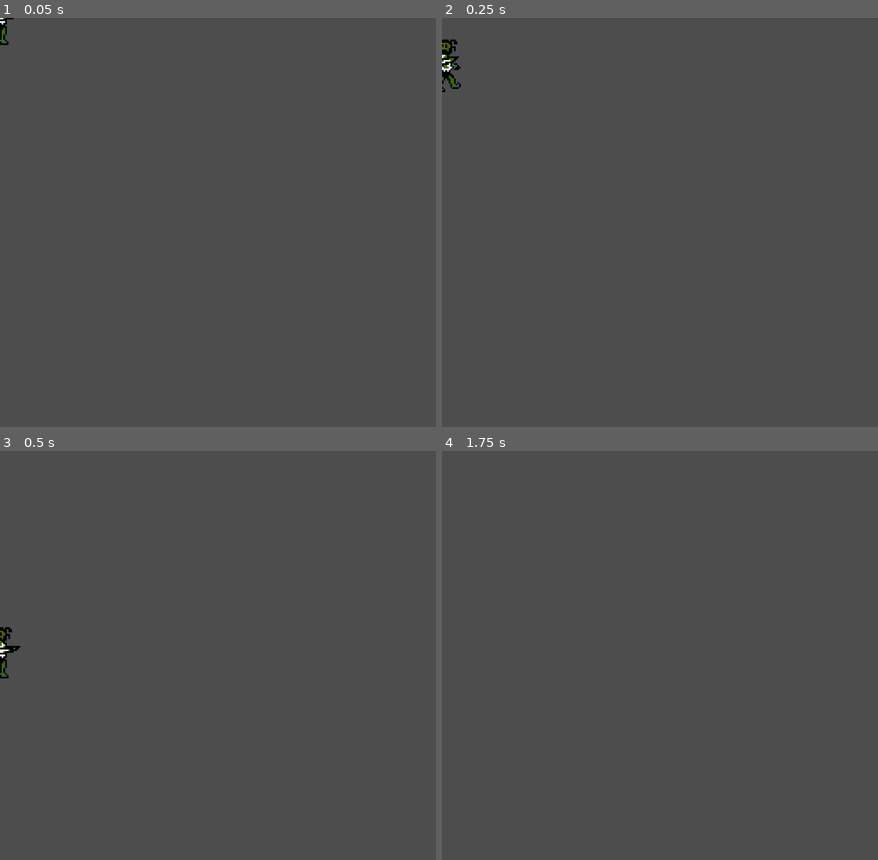
Above: before the commit, frames 1-4 (two rows, left to right).
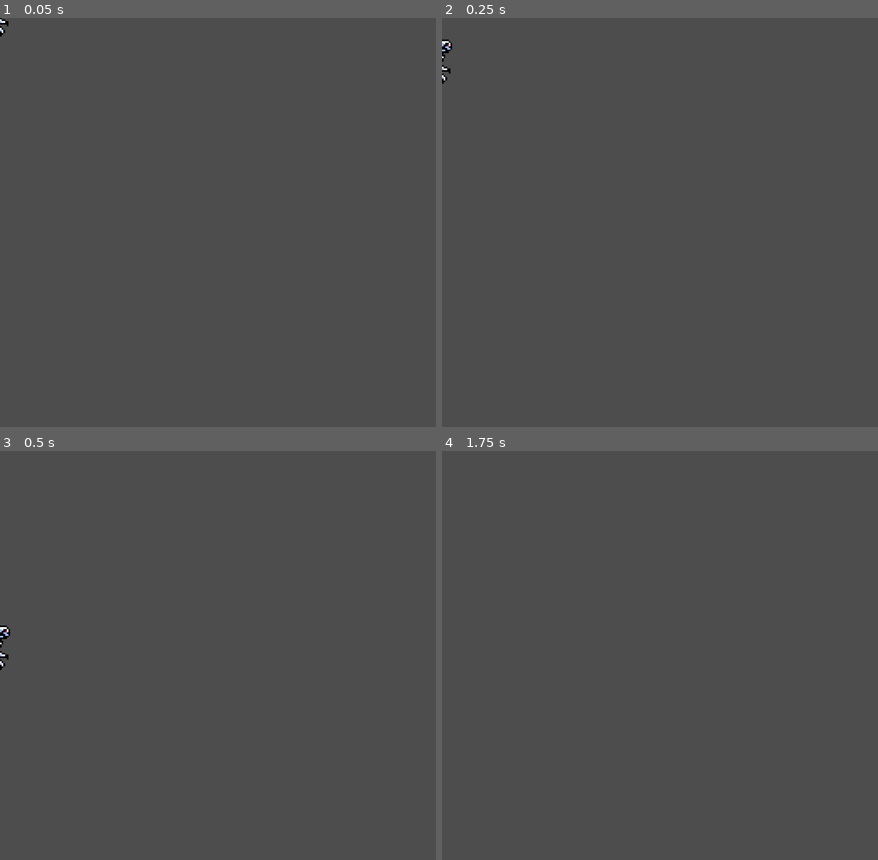
Above: after the commit, the same moments.

Repository: emchar1/Castlevania
Game: Godot game, scene res://scenes/enemy.tscn
Same seed, same stepped clock (60 frames per second), same inputs: the game is played once before the commit and once after it. This scene is started directly instead of the project's main scene. Sound files missing from this copy of the repository are replaced by a short silence.
Inputs:
- Up to frame 1 (0.05 s): no input
- Up to frame 2 (0.25 s): no input
- Up to frame 3 (0.5 s): no input
- Up to frame 4 (1.75 s): hold D (move_right) from 0.53 s (still down); tap J (attack) at 0.6, 1.35 s; tap K (jump) at 0.77, 1.52 s; tap Enter at 1.25 s

The runs differ from the first frame. In frame 1, 0.1% of the frame differs, in the area x 0-4%, y 0-7%; in frame 2, 0.3%, in the area x 0-5%, y 5-19%; in frame 3, 0.2%; in frame 4, nothing differs.

Commit message:
Add skeleton enemy, update zombie logic. Add attack sfx. Add hurt player function.

Diff:
--- a/level_maps/forest/forest0.tscn
+++ b/level_maps/forest/forest0.tscn
@@ -173,6 +173,7 @@
 
 [node name="SpawnManager4" parent="EnemySpawners" unique_id=1240180379 instance=ExtResource("4_kmo3j")]
 position = Vector2(264, 200)
+enemy_type = 1
 
 [connection signal="body_entered" from="ExitAreas/ExitLeft" to="." method="_on_exit_left_body_entered"]
 [connection signal="body_entered" from="ExitAreas/ExitRight" to="." method="_on_exit_right_body_entered"]
--- a/level_maps/forest/forest1.tscn
+++ b/level_maps/forest/forest1.tscn
@@ -163,9 +163,11 @@
 
 [node name="SpawnManager" parent="EnemySpawners" unique_id=98162249 instance=ExtResource("4_1y3g8")]
 position = Vector2(760, 200)
+enemy_type = 1
 
 [node name="SpawnManager2" parent="EnemySpawners" unique_id=1146841769 instance=ExtResource("4_1y3g8")]
 position = Vector2(608, 184)
+enemy_type = 1
 
 [node name="SpawnManager3" parent="EnemySpawners" unique_id=202349453 instance=ExtResource("4_1y3g8")]
 position = Vector2(416, 184)
--- a/level_maps/forest/forest2.tscn
+++ b/level_maps/forest/forest2.tscn
@@ -163,6 +163,7 @@
 
 [node name="SpawnManager" parent="EnemySpawners" unique_id=98162249 instance=ExtResource("4_dyrpl")]
 position = Vector2(864, 86)
+enemy_type = 1
 
 [connection signal="body_entered" from="ExitAreas/ExitLeft" to="." method="_on_exit_left_body_entered"]
 [connection signal="body_entered" from="ExitAreas/ExitTopLeft" to="." method="_on_exit_top_left_body_entered"]
--- a/level_maps/level_zone.gd
+++ b/level_maps/level_zone.gd
@@ -92,7 +92,7 @@
 		var player = body as Player
 
 		if player:
-			player.kill_player()
+			player.kill_player(0.25)
 
 
 func _on_zone_entered(body: Node2D, direction: Direction):
--- a/scenes/enemy.tscn
+++ b/scenes/enemy.tscn
@@ -1,42 +1,62 @@
 [gd_scene format=3 uid="uid://br22fefx4l7ia"]
 
-[ext_resource type="Texture2D" uid="uid://bb2w8svory6xl" path="res://assets/images/enemies.png" id="1_7p1mj"]
 [ext_resource type="Script" uid="uid://b1elsbfa0osxl" path="res://scripts/enemy.gd" id="1_md0e3"]
+[ext_resource type="Texture2D" uid="uid://ch5dhay75wck0" path="res://assets/images/skeleton.png" id="2_4ra3w"]
+[ext_resource type="Texture2D" uid="uid://o8q75uyabjkl" path="res://assets/images/zombie.png" id="3_4ra3w"]
 
-[sub_resource type="AtlasTexture" id="AtlasTexture_md0e3"]
-atlas = ExtResource("1_7p1mj")
+[sub_resource type="AtlasTexture" id="AtlasTexture_xwavj"]
+atlas = ExtResource("2_4ra3w")
 region = Rect2(0, 0, 32, 32)
 
-[sub_resource type="AtlasTexture" id="AtlasTexture_4ra3w"]
-atlas = ExtResource("1_7p1mj")
+[sub_resource type="AtlasTexture" id="AtlasTexture_nenq2"]
+atlas = ExtResource("2_4ra3w")
 region = Rect2(32, 0, 32, 32)
 
 [sub_resource type="AtlasTexture" id="AtlasTexture_5uy6h"]
-atlas = ExtResource("1_7p1mj")
+atlas = ExtResource("3_4ra3w")
+region = Rect2(0, 0, 32, 32)
+
+[sub_resource type="AtlasTexture" id="AtlasTexture_c4w8v"]
+atlas = ExtResource("3_4ra3w")
+region = Rect2(32, 0, 32, 32)
+
+[sub_resource type="AtlasTexture" id="AtlasTexture_md484"]
+atlas = ExtResource("3_4ra3w")
 region = Rect2(64, 0, 32, 32)
 
-[sub_resource type="AtlasTexture" id="AtlasTexture_c4w8v"]
-atlas = ExtResource("1_7p1mj")
+[sub_resource type="AtlasTexture" id="AtlasTexture_ipns3"]
+atlas = ExtResource("3_4ra3w")
 region = Rect2(96, 0, 32, 32)
 
 [sub_resource type="SpriteFrames" id="SpriteFrames_xwavj"]
 animations = [{
 "frames": [{
 "duration": 1.0,
-"texture": SubResource("AtlasTexture_md0e3")
+"texture": SubResource("AtlasTexture_xwavj")
 }, {
 "duration": 1.0,
-"texture": SubResource("AtlasTexture_4ra3w")
+"texture": SubResource("AtlasTexture_nenq2")
+}],
+"loop": true,
+"name": &"skeleton",
+"speed": 6.0
 }, {
+"frames": [{
 "duration": 1.0,
 "texture": SubResource("AtlasTexture_5uy6h")
 }, {
 "duration": 1.0,
 "texture": SubResource("AtlasTexture_c4w8v")
+}, {
+"duration": 1.0,
+"texture": SubResource("AtlasTexture_md484")
+}, {
+"duration": 1.0,
+"texture": SubResource("AtlasTexture_ipns3")
 }],
 "loop": true,
-"name": &"default",
-"speed": 3.0
+"name": &"zombie",
+"speed": 5.0
 }]
 
 [sub_resource type="RectangleShape2D" id="RectangleShape2D_nenq2"]
@@ -53,8 +73,8 @@
 [node name="AnimatedSprite2D" type="AnimatedSprite2D" parent="." unique_id=463126635]
 texture_filter = 1
 sprite_frames = SubResource("SpriteFrames_xwavj")
-autoplay = "default"
-frame_progress = 0.53727907
+animation = &"skeleton"
+frame_progress = 0.43341842
 
 [node name="CollisionShape2D" type="CollisionShape2D" parent="." unique_id=1308076128]
 position = Vector2(0, -1)
--- a/scripts/audio_data.gd
+++ b/scripts/audio_data.gd
@@ -8,7 +8,8 @@
 	BLOODYTEARS_INTRO,
 	BLOODYTEARS_LOOP,
 	MONSTERDANCE,
-	ATTACK
+	ATTACK_SWING,
+	ATTACK_KILL
 }
 
 enum Music {
@@ -55,8 +56,12 @@
 		"type": Type.MUSIC_LOOP,
 		"stream": preload("res://assets/sounds/monsterdance.ogg")
 	},
-	AudioKey.ATTACK: {
+	AudioKey.ATTACK_SWING: {
 		"type": Type.SOUND,
-		"stream": preload("res://assets/sounds/attack.ogg")
+		"stream": preload("res://assets/sounds/attack_swing.ogg")
+	},
+		AudioKey.ATTACK_KILL: {
+		"type": Type.SOUND,
+		"stream": preload("res://assets/sounds/attack_kill.ogg")
 	}
 }
--- a/scripts/enemy.gd
+++ b/scripts/enemy.gd
@@ -17,6 +17,7 @@
 @onready var sprite = $AnimatedSprite2D
 @onready var ground_ray = $RayCast2D
 
+var orig_speed = 50.0
 var dir := 1.0
 var is_on_ground := false
 var was_on_ground := false
@@ -26,7 +27,7 @@
 # FUNCTIONS
 
 func _ready() -> void:
-	_configure_enemy()
+	pass
 
 
 func _physics_process(delta: float) -> void:
@@ -67,10 +68,9 @@
 		kill_enemy()
 		return
 
-	var orig_speed = speed
-
 	modulate = Color.RED
 	speed = 0
+	AudioManager.play(AudioData.AudioKey.ATTACK_SWING)
 
 	if timer:
 		timer.stop()
@@ -90,35 +90,60 @@
 
 
 func kill_enemy():
+	modulate = Color.BLACK
+	speed = 0
+	sprite.stop()
+	AudioManager.play(AudioData.AudioKey.ATTACK_KILL)
+
+	if timer:
+		timer.stop()
+		timer.queue_free()
+		timer = null
+
+	timer = Timer.new()
+	timer.wait_time = 0.2
+	timer.one_shot = true
+	add_child(timer)
+	timer.start()
+
+	await timer.timeout
+
 	CurseManager.increment_curse()
 	died.emit()
 	queue_free()
 
 
-# HELPER FUNCTIONS
+func configure_enemy(_type: Type):
+	type = _type
 
-func _configure_enemy():
 	match type:
 		Type.ZOMBIE:
+			sprite.play("zombie")
 			speed = 50
 			hp = 1
 			attack_dmg = 1
 		Type.SKELETON:
-			speed = 100
+			sprite.play("skeleton")
+			speed = 75
 			hp = 2
 			attack_dmg = 1
 		Type.FRANKENSTEIN:
+			sprite.play("frankenstein")
 			speed = 30
 			hp = 4
 			attack_dmg = 2
 		Type.SLIME:
+			sprite.play("slime")
 			speed = 10
 			hp = 1
 			attack_dmg = 1
 		Type.BAT:
+			sprite.play("bat")
 			speed = 150
 			hp = 1
 			attack_dmg = 1
+
+	orig_speed = speed
 
 
 # SIGNAL FUNCTIONS
--- a/scripts/player.gd
+++ b/scripts/player.gd
@@ -18,6 +18,7 @@
 const SPEED = 60.0
 const ATTACK_DURATION = 0.4
 const JUMP_VELOCITY = -250.0
+const KNOCKBACK_VELOCITY = Vector2(50.0, -150.0)
 
 var move_dir := Vector2.ZERO
 var speed_multiplier := 1.0
@@ -28,6 +29,8 @@
 var is_jumping := false
 var is_attacking := false
 var is_crouching := false
+var is_hurt := false
+var is_dead := false
 
 
 # FUNCTIONS
@@ -51,11 +54,14 @@
 
 # PLAYER RESET FUNCTIONS
 
-func kill_player():
+func kill_player(delay: float):
+	is_dead = true
+	allow_input = false
 	GameState.update_health(0)
 	dead.emit()
 
-	await get_tree().create_timer(0.25).timeout
+	await get_tree().create_timer(delay).timeout
+
 	set_process(false)
 	set_physics_process(false)
 	player_sprite.stop()
@@ -122,6 +128,15 @@
 
 
 func _process_animation():
+	if is_dead:
+		if player_sprite.animation != "die":
+			player_sprite.play("die")
+		return
+
+	if is_hurt:
+		player_sprite.play("hurt")
+		return
+
 	if is_attacking:
 		animation_player.play("crouch_attack" if is_crouching else "attack")
 		sword_sprite.play("attack")
@@ -163,5 +178,25 @@
 		var enemy = body as Enemy
 
 		if enemy:
-			print("enemy hit!!!!")
+			print("player hurt enemy!!!!")
 			enemy.hurt_enemy(attack_dmg)
+
+
+func hurt_player(dmg: int, enemy_pos: Vector2):
+	if is_hurt or is_dead:
+		return
+
+	is_hurt = true
+	GameState.update_health_by(-dmg)
+
+	velocity = Vector2(
+		(global_position - enemy_pos).normalized().x * KNOCKBACK_VELOCITY.x,
+		KNOCKBACK_VELOCITY.y
+	)
+
+	if GameState.is_health_gone():
+		kill_player(2.0)
+		return
+
+	await get_tree().create_timer(0.25).timeout
+	is_hurt = false
--- a/scripts/spawn_manager.gd
+++ b/scripts/spawn_manager.gd
@@ -30,6 +30,7 @@
 	add_child(enemy)
 
 	enemy.set_direction(player_pos)
+	enemy.configure_enemy(enemy_type)
 
 	enemy_count += 1
 
Binary file added: assets/images/skeleton.png
Not shown, added: assets/images/skeleton.png.import
Binary file added: assets/images/skeleton2.png
Not shown, changed: assets/images/skeleton2.png.import
Renamed: assets/images/enemies.png -> assets/images/zombie.png
Not shown, added: assets/images/zombie.png.import
Binary file added: assets/skeleton.aseprite
Binary file added: assets/skeleton2.aseprite
Not shown, removed: assets/sounds/attack.ogg.import
Not shown, added: assets/sounds/attack_kill.ogg.import
Not shown, added: assets/sounds/attack_swing.ogg.import
Not shown, removed: assets/sounds/attack.ogg
(and 2 more such lines)
